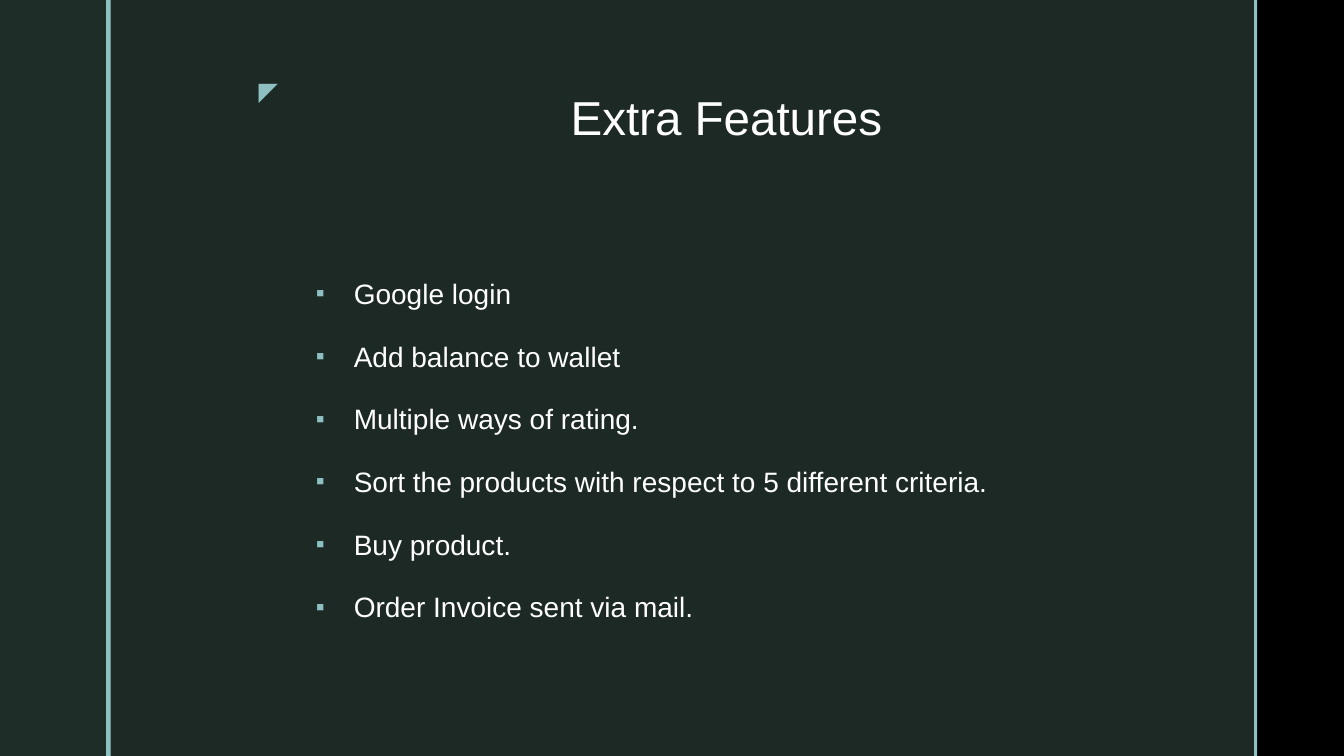
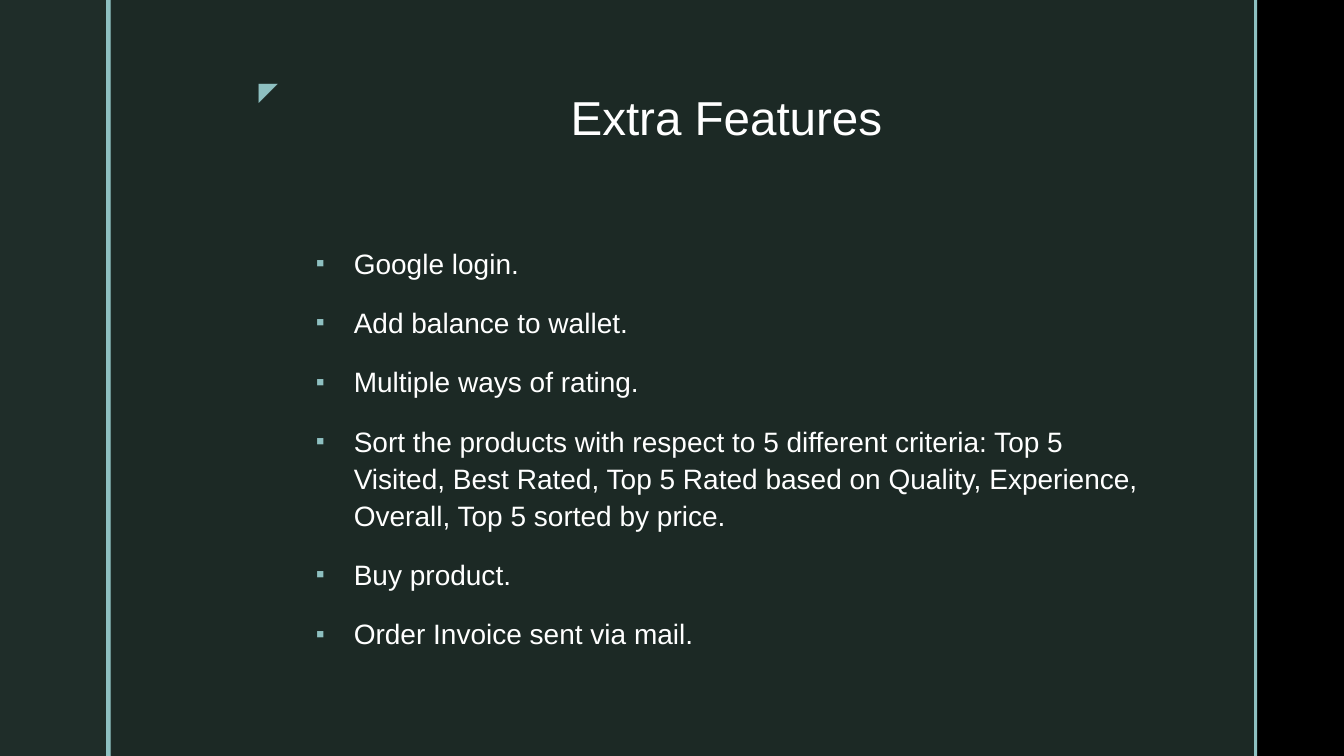
Before and after one commit to varshajairam/Marketplace, a slide deck: slide 5 of CMPE 272 Marketplace Presentation.pptx. Drawn at 1344x756 pixels with LibreOffice and Linux fonts; fonts in the diff are those of the drawing; background and template pictures are left out. Boxes give left, top, right and bottom in pixels: in the first picture for what was removed or moved away, otherwise in the second. Text is boxed around its words. In the diff, an @@ line names an element or a change of style, - is before the commit and + after.

Commit message:
Marketplace Presentation
Covers:
1. Architecture.
2. Basic Feature
3. Extra Features.
4. Challenges Faced

```diff
--- a/CMPE 272 Marketplace Presentation.pptx
+++ b/CMPE 272 Marketplace Presentation.pptx
@@ text at <box>354,253,627,334</box>: text changed @@
-▪ Google login
-▪ Add balance to wallet
+▪ Google login.
+▪ Add balance to wallet.
@@ text at <box>354,371,693,645</box>: line spacing 1.2 to 1.1 @@
@@ text at <box>354,431,1137,531</box>: text changed @@
-▪ Sort the products with respect to 5 different criteria.
+▪ Sort the products with respect to 5 different criteria: Top 5 Visited, Best Rated, Top 5 Rated based on Quality, Experience, Overall, Top 5 sorted by price.
```
